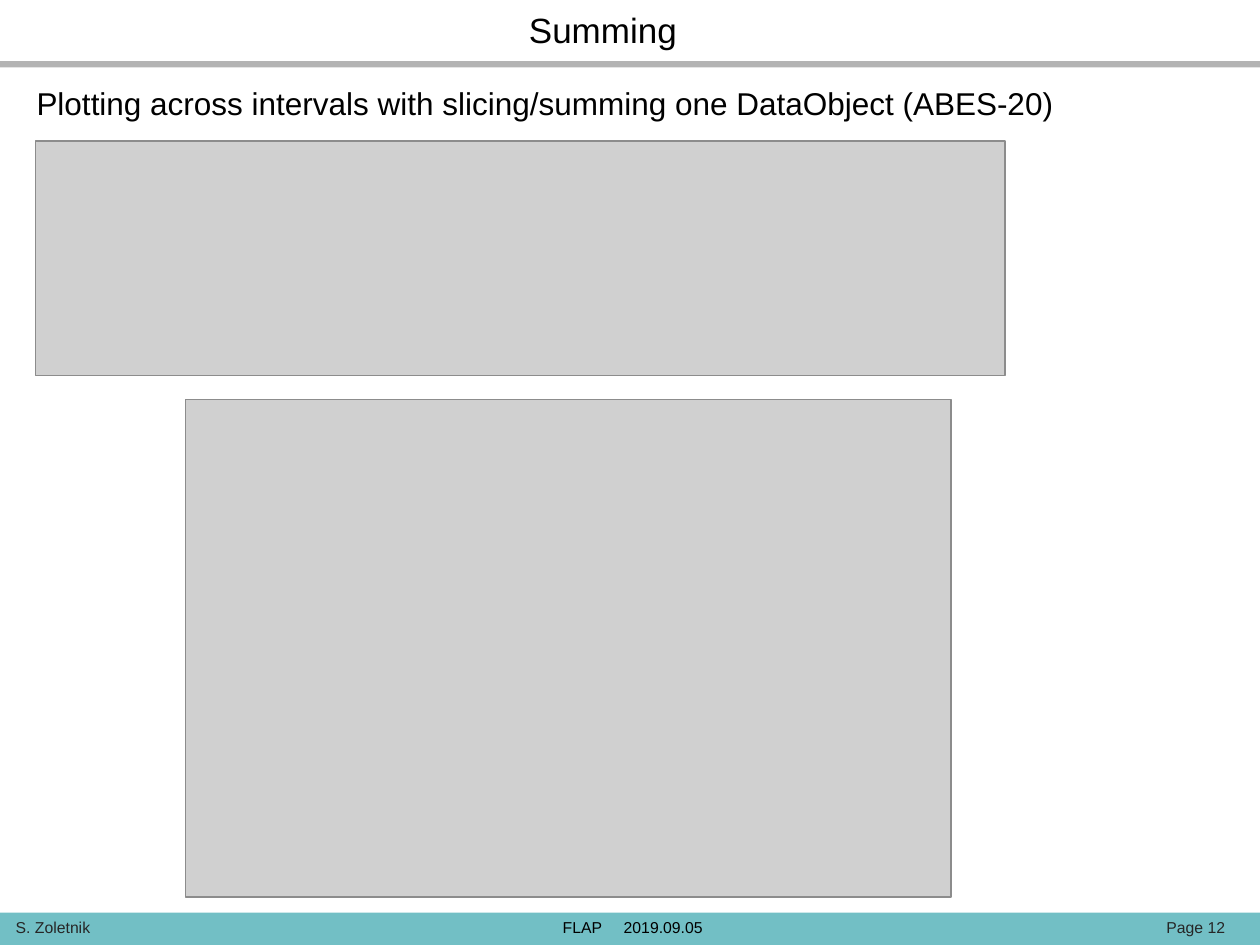
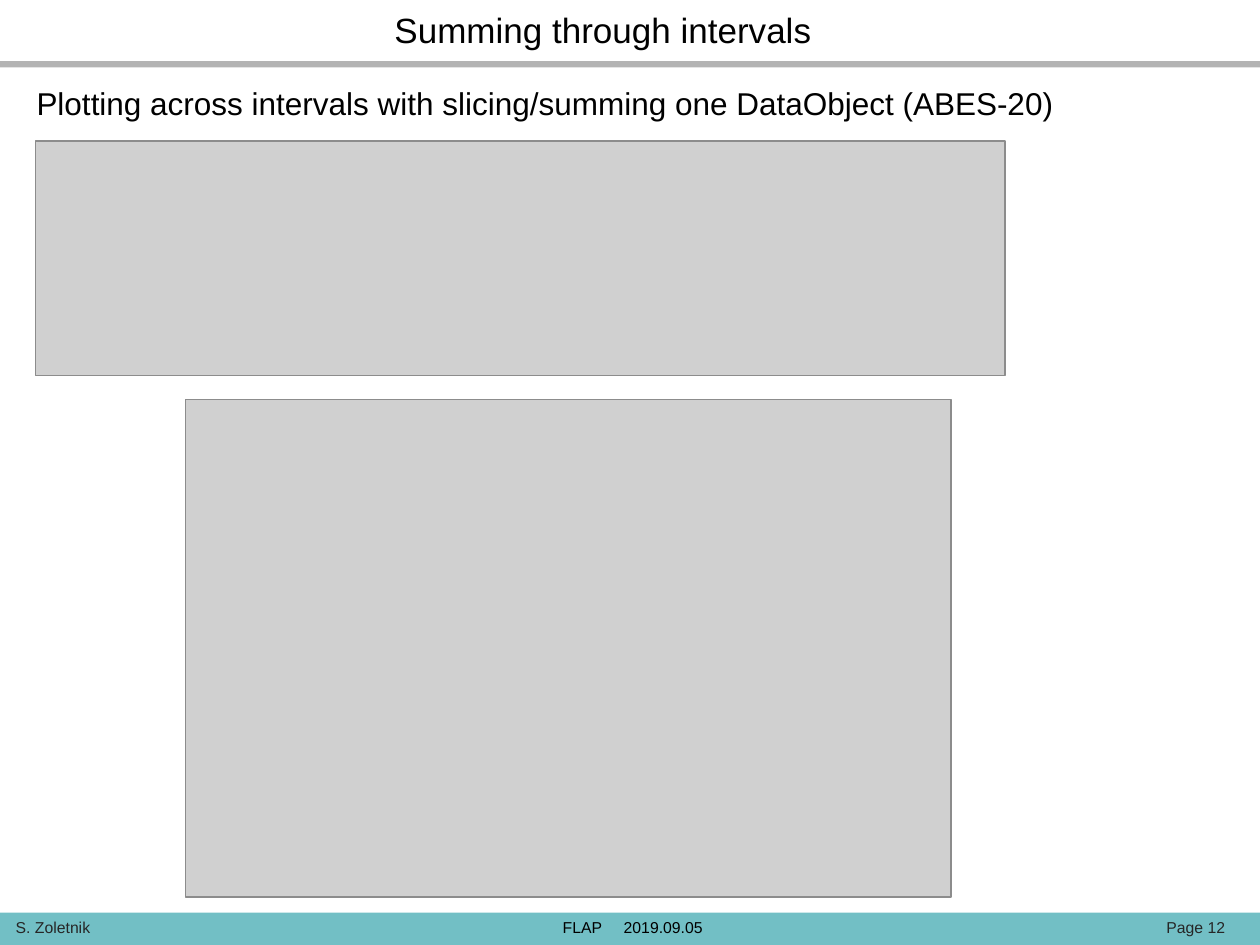
Before and after one commit to fusion-flap/flap, a slide deck: slide 12 of docs/FLAP_presentation_190905.pptx. Drawn at 1260x945 pixels with LibreOffice and Linux fonts; fonts in the diff are those of the drawing; grey boxes stand for pictures; background and template pictures are left out. Boxes give left, top, right and bottom in pixels: in the first picture for what was removed or moved away, otherwise in the second. Text is boxed around its words. In the diff, an @@ line names an element or a change of style, - is before the commit and + after.

```diff
--- a/docs/FLAP_presentation_190905.pptx
+++ b/docs/FLAP_presentation_190905.pptx
@@ text at (x1=394, y1=17, x2=811, y2=50): text changed @@
-Summing
+Summing through intervals
```
Also in this commit, not shown: 6 other slides changed, 3 slides added, 2 other files.
